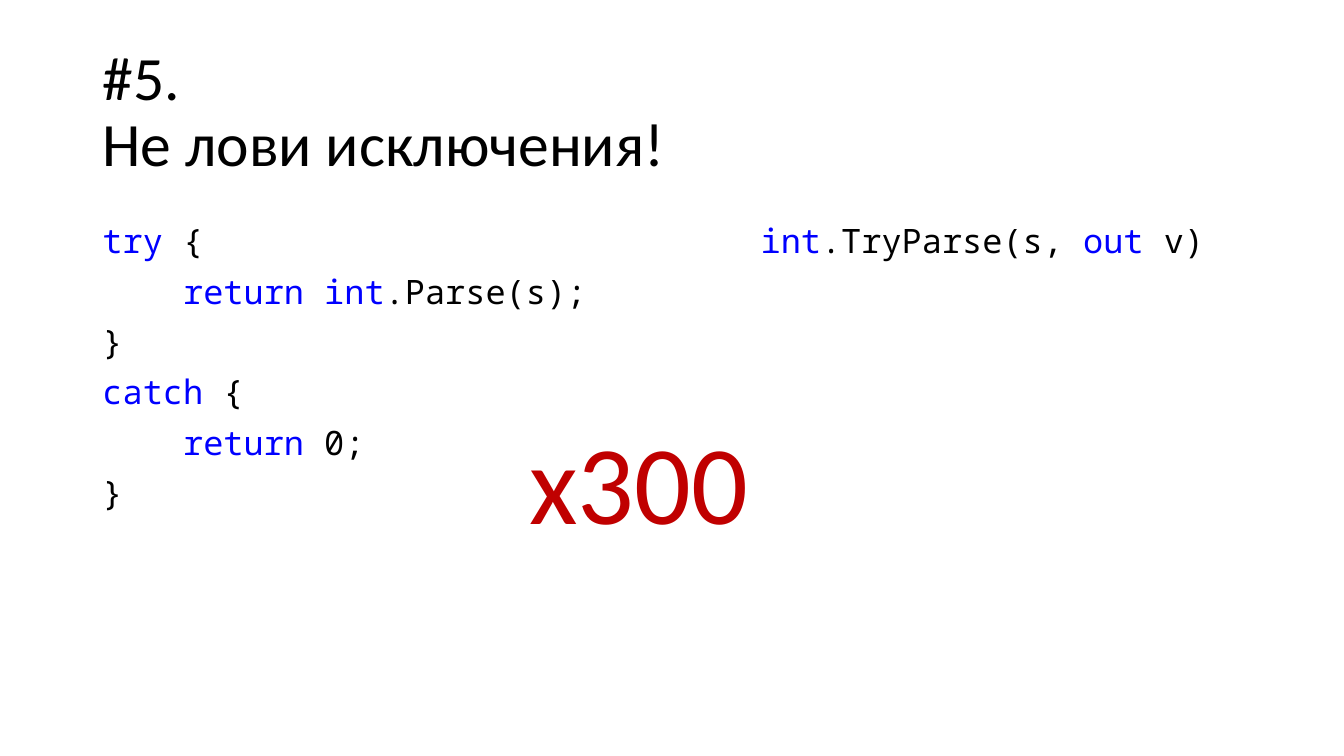
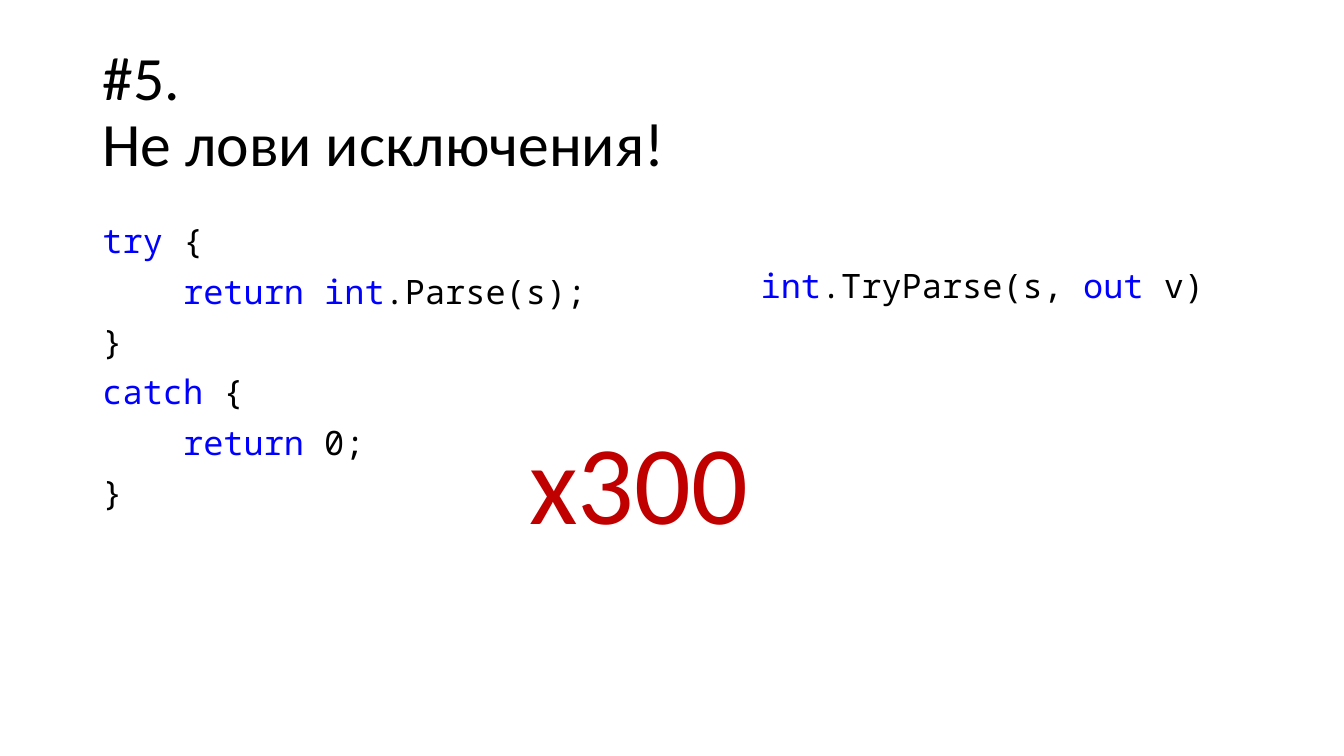
Before and after one commit to kontur-courses/exceptions, a slide deck: slide 12 of exceptions.pptx (slide 10 before the commit). Drawn at 1344x756 pixels with LibreOffice and Linux fonts; fonts in the diff are those of the drawing. Boxes give left, top, right and bottom in pixels: in the first picture for what was removed or moved away, otherwise in the second. Text is boxed around its words. In the diff, an @@ line names an element or a change of style, - is before the commit and + after.

```diff
--- a/exceptions.pptx
+++ b/exceptions.pptx
@@ text "int.TryParse(s, out v)": place and size @@
-text "int.TryParse(s, out v)" at bbox=[761, 227, 1204, 262]
+text "int.TryParse(s, out v)" at bbox=[761, 272, 1204, 307]
```
Also in this commit, not shown: 5 other slides changed, 5 slides added, 2 slides removed, 6 other files.
